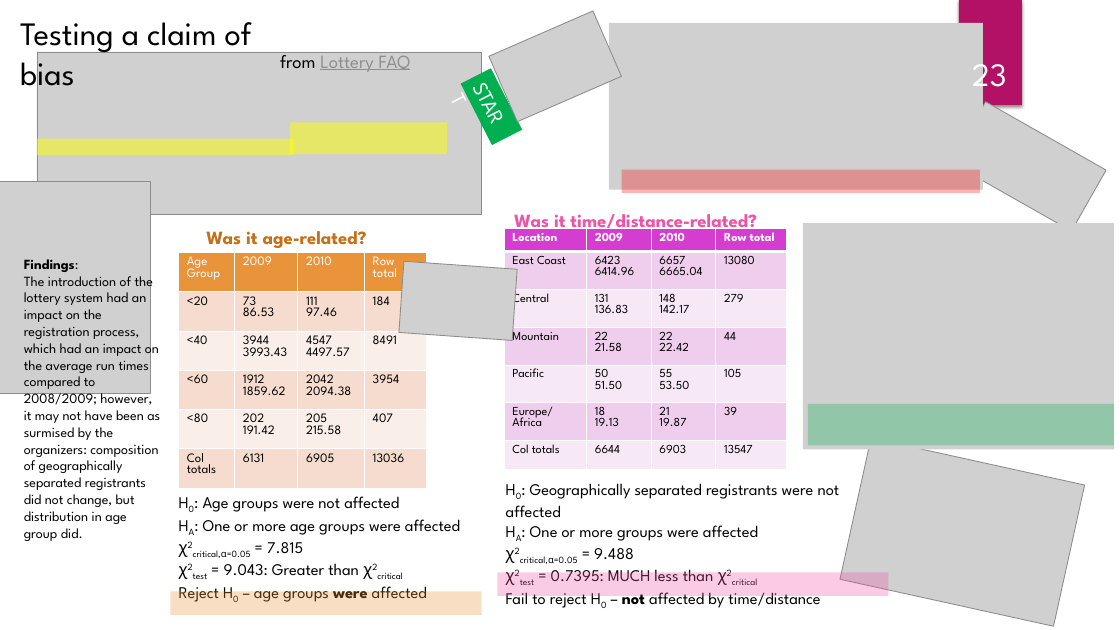
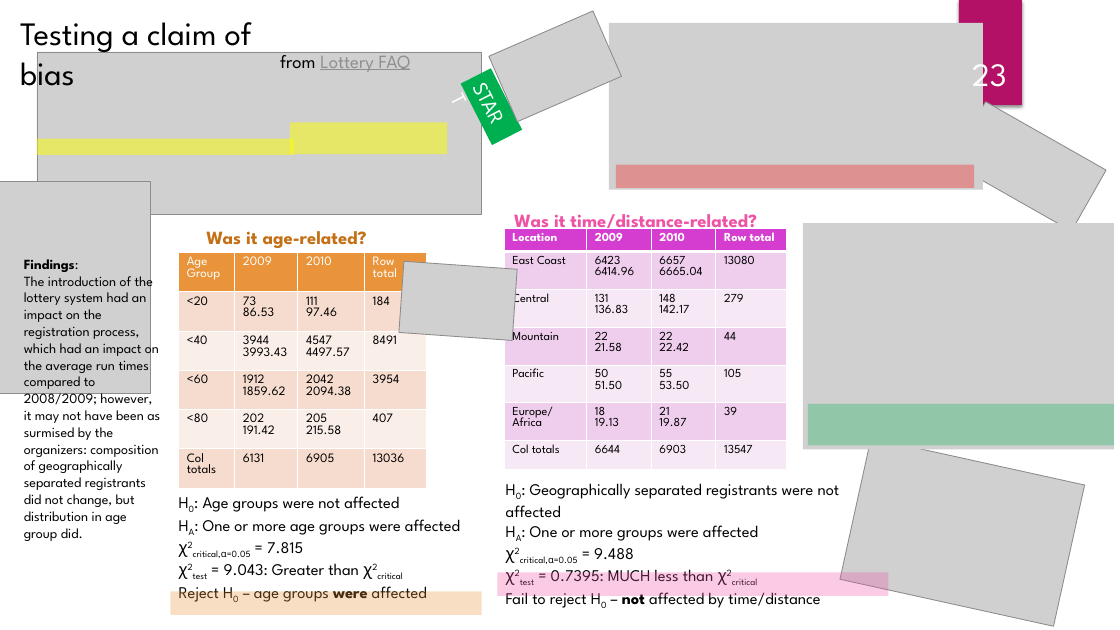
Before and after one commit to elkinst65/QTW_08, a slide deck: slide 23 of infographic.pptx. Drawn at 1120x630 pixels with LibreOffice and Linux fonts; fonts in the diff are those of the drawing; grey boxes stand for pictures. Boxes give left, top, right and bottom in pixels: in the first picture for what was removed or moved away, otherwise in the second. Text is boxed around its words. In the diff, an @@ line names an element or a change of style, - is before the commit and + after.

```diff
--- a/infographic.pptx
+++ b/infographic.pptx
@@ rectangle: place and size @@
-rectangle at <box>622,170,981,193</box>
+rectangle at <box>616,165,975,188</box>
```
Also in this commit, not shown: 3 other slides changed, 1 slide added.
